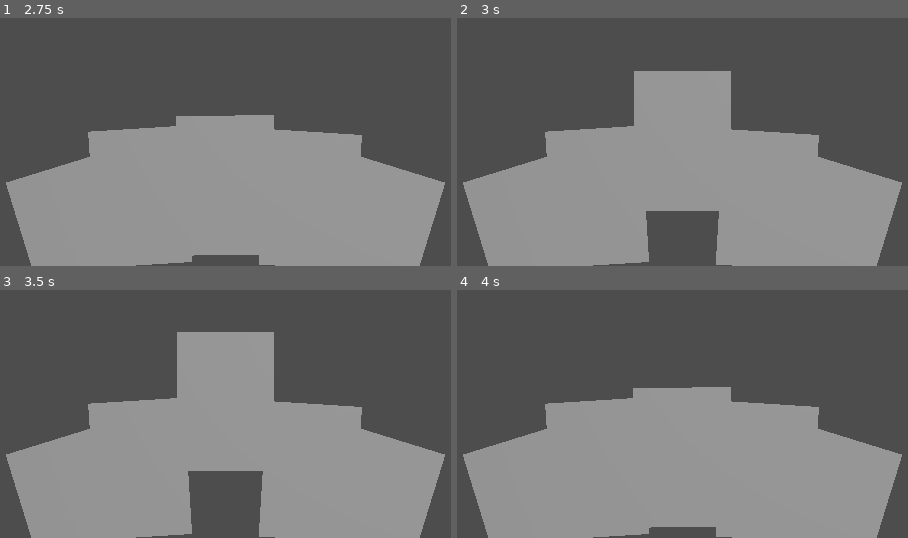
Above: before the commit, frames 1-4 (two rows, left to right).
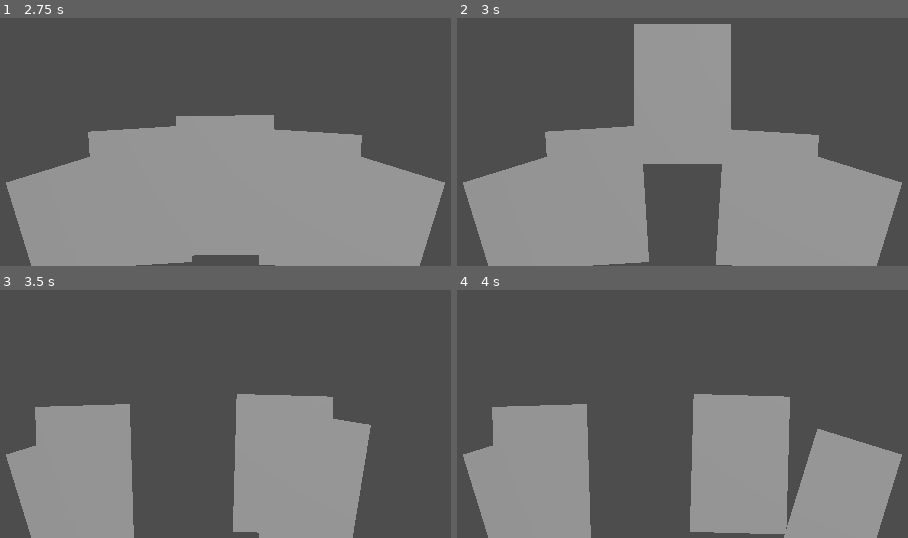
Above: after the commit, the same moments.

Repository: mikabrytu/Deck-Defense
Game: Godot game, scene res://scenes/main/main.tscn
Two runs of this game, one before a commit and one after it. Both use one fixed random seed, a clock stepped at 60 frames per second and the inputs below.
Inputs (mouse positions are in pixels of both pictures, inside the frame that each line leads up to):
- Up to frame 1 (2.75 s): move the mouse to (401, 18) at 0.52 s; press the mouse at (401, 18) at 0.53 s; tap Enter at 1.25 s; move the mouse to (67, 65) at 1.27 s; release the mouse at (67, 65) at 1.28 s; click (67, 65) at 1.35 s; move the mouse to (outside the picture) at 2.02 s; press the mouse at (outside the picture) at 2.03 s
- Up to frame 2 (3 s): tap Space at 2.75 s; move the mouse to (641, 132) at 2.77 s; release the mouse at (641, 132) at 2.78 s; click (641, 132) at 2.85 s
- Up to frame 3 (3.5 s): no input
- Up to frame 4 (4 s): move the mouse to (outside the picture) at 3.52 s; press the mouse at (outside the picture) at 3.53 s

Frame 1 is identical in both runs. In frame 2, 7.3% of the frame differs, in the area x 39-61%, y 2-78%; in frame 3, 26%, in the area x 7-99%, y 16-100%; in frame 4, 17%.

Commit message:
Play card on mouse click and reset hand

Diff:
--- a/components/card/card.gd
+++ b/components/card/card.gd
@@ -1,13 +1,29 @@
 extends Area3D
 
 
+signal card_played(card)
+
+@export_category("Play")
+@export var play_speed: float
+@export var play_duration: float
+@export_category("Hover")
 @export var hover_y_position: float
 @export var hover_position_duration: float
 @export var hover_rotate_duration: float
+@export_category("Debug")
+@export var node_name: String
 
 var _hover_tween: Tween
 var _hand_position: Vector3
 var _hand_rotation: Vector3
+var _is_playing: bool = false
+
+
+# Godot Messages
+
+
+func _ready():
+	node_name = name
 
 
 # Public API
@@ -29,6 +45,7 @@
 	_hover_tween.set_parallel(true)
 	_hover_tween.set_trans(Tween.TRANS_SINE)
 	_hover_tween.set_ease(Tween.EASE_IN)
+
 	_hover_tween.tween_property(
 		self,
 		"rotation",
@@ -44,7 +61,7 @@
 
 
 func _reset_transform():
-	if _hover_tween.is_running():
+	if _hover_tween != null and _hover_tween.is_running():
 		_hover_tween.stop()
 
 	position = _hand_position
@@ -60,4 +77,25 @@
 
 
 func _on_mouse_exited():
-	_reset_transform()
+	if not _is_playing:
+		_reset_transform()
+
+
+func _on_input_event(camera, event, position, normal, shape_idx):
+	if event is InputEventMouseButton and event.is_action_pressed("click_left"):
+		_is_playing = true
+
+		var tween = create_tween()
+		tween.set_trans(Tween.TRANS_SINE)
+		tween.set_ease(Tween.EASE_OUT)
+		tween.tween_property(
+			self,
+			"position",
+			Vector3.UP * play_speed,
+			play_duration
+		)
+
+		await get_tree().create_timer(play_duration).timeout
+
+		card_played.emit(self)
+		queue_free()
--- a/components/card/card.tscn
+++ b/components/card/card.tscn
@@ -9,6 +9,8 @@
 
 [node name="Card" type="Area3D"]
 script = ExtResource("1_cdtx3")
+play_speed = 1.5
+play_duration = 0.2
 hover_y_position = 0.8
 hover_position_duration = 0.25
 hover_rotate_duration = 0.15
@@ -20,5 +22,6 @@
 [node name="CollisionShape3D" type="CollisionShape3D" parent="."]
 shape = SubResource("BoxShape3D_su15m")
 
+[connection signal="input_event" from="." to="." method="_on_input_event"]
 [connection signal="mouse_entered" from="." to="." method="_on_mouse_entered"]
 [connection signal="mouse_exited" from="." to="." method="_on_mouse_exited"]
--- a/project.godot
+++ b/project.godot
@@ -15,3 +15,16 @@
 run/main_scene="res://scenes/main/main.tscn"
 config/features=PackedStringArray("4.1", "Forward Plus")
 config/icon="res://icon.svg"
+
+[input]
+
+click_left={
+"deadzone": 0.5,
+"events": [Object(InputEventMouseButton,"resource_local_to_scene":false,"resource_name":"","device":-1,"window_id":0,"alt_pressed":false,"shift_pressed":false,"ctrl_pressed":false,"meta_pressed":false,"button_mask":1,"position":Vector2(218, 17),"global_position":Vector2(222, 60),"factor":1.0,"button_index":1,"canceled":false,"pressed":true,"double_click":false,"script":null)
+]
+}
+click_right={
+"deadzone": 0.5,
+"events": [Object(InputEventMouseButton,"resource_local_to_scene":false,"resource_name":"","device":-1,"window_id":0,"alt_pressed":false,"shift_pressed":false,"ctrl_pressed":false,"meta_pressed":false,"button_mask":2,"position":Vector2(244, 14),"global_position":Vector2(248, 57),"factor":1.0,"button_index":2,"canceled":false,"pressed":true,"double_click":false,"script":null)
+]
+}
--- a/scenes/card_hand/card_hand.gd
+++ b/scenes/card_hand/card_hand.gd
@@ -32,6 +32,7 @@
 func _add_cards(amount = 1):
 	for i in amount:
 		var c = CARD.instantiate()
+		c.connect("card_played", _on_card_played)
 		add_child(c)
 		_cards_in_hand.append(c)
 
@@ -56,6 +57,10 @@
 	var hand_ratio = 0.5
 
 	if total > 1:
+		for c in _cards_in_hand:
+			c.global_position = global_position
+			c.global_rotation = global_rotation
+
 		for i in total:
 			var card = _cards_in_hand[i]
 			var tween = create_tween()
@@ -95,3 +100,13 @@
 			card.set_hand_transform()
 
 			continue
+
+
+# Listeners
+
+
+func _on_card_played(card):
+	var index = _cards_in_hand.find(card)
+	if index > -1:
+		_cards_in_hand.remove_at(index)
+		_set_hand()
